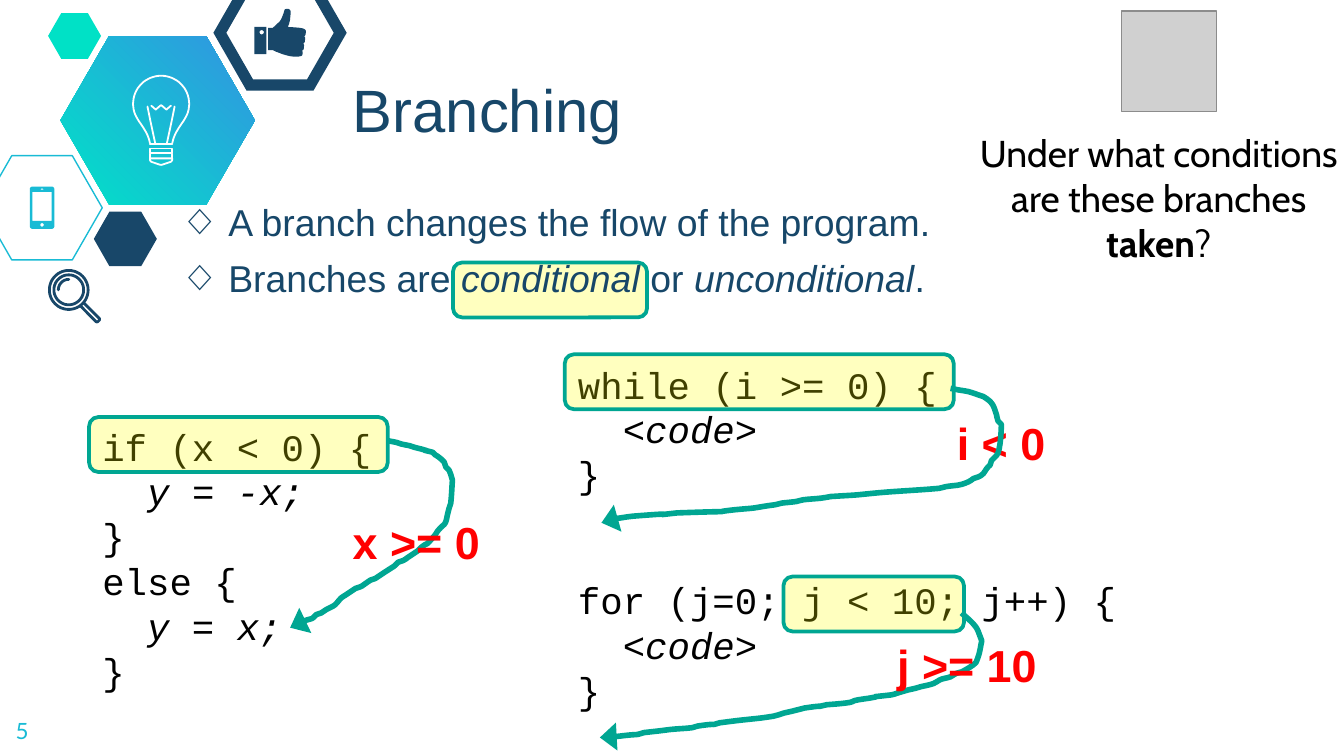
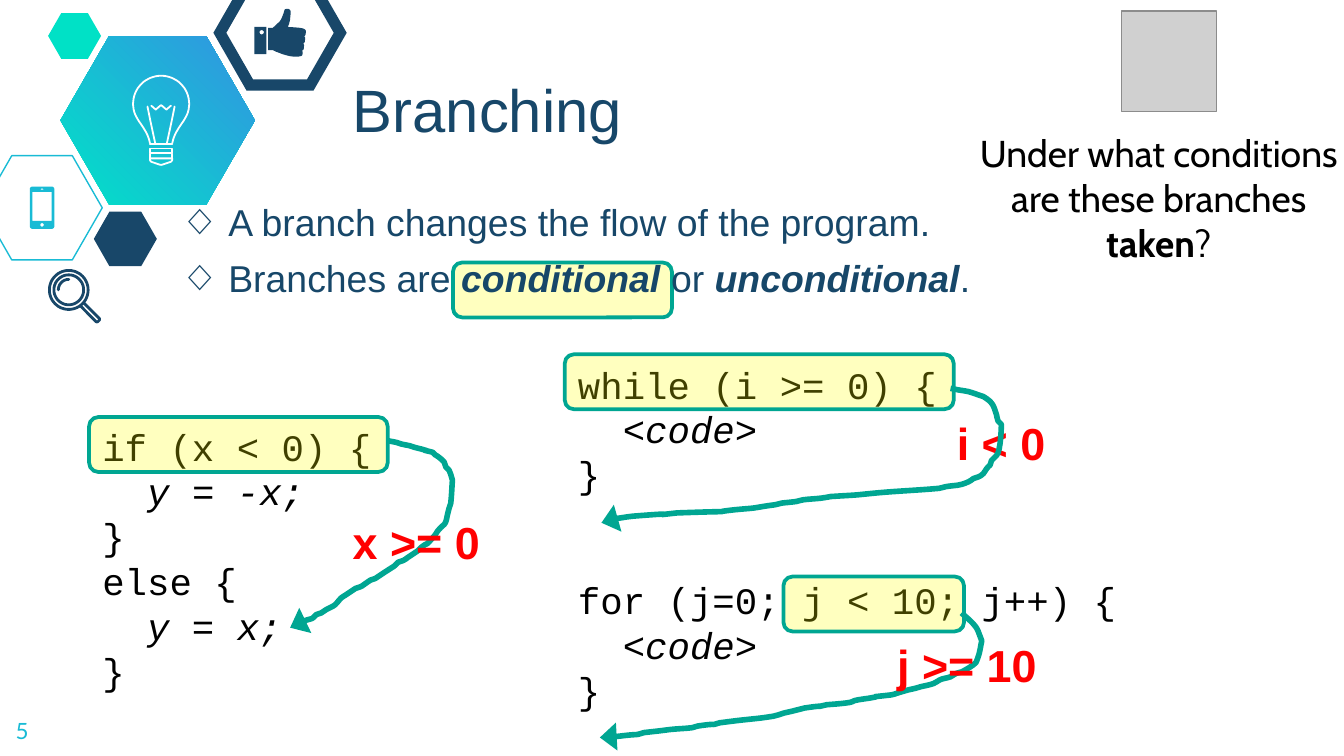
Before and after one commit to dickinson-comp256/COMP256, a slide deck: slide 5 of docs/materials/03-MachineAbstractions/MA3-S-StoredProgram.pptx. Drawn at 1344x756 pixels with LibreOffice and Linux fonts; fonts in the diff are those of the drawing; grey boxes stand for pictures; background and template pictures are left out. Boxes give left, top, right and bottom in pixels: in the first picture for what was removed or moved away, otherwise in the second. Text is boxed around its words. In the diff, an @@ line names an element or a change of style, - is before the commit and + after.

```diff
--- a/docs/materials/03-MachineAbstractions/MA3-S-StoredProgram.pptx
+++ b/docs/materials/03-MachineAbstractions/MA3-S-StoredProgram.pptx
@@ text at (x1=228, y1=263, x2=971, y2=300): bold on in "conditional unconditional." @@
@@ rounded rectangle resized from (x1=453, y1=262, x2=646, y2=317) to (x1=453, y1=262, x2=672, y2=317) @@
```
Also in this commit, not shown: 21 other slides changed, 1 slide added.
